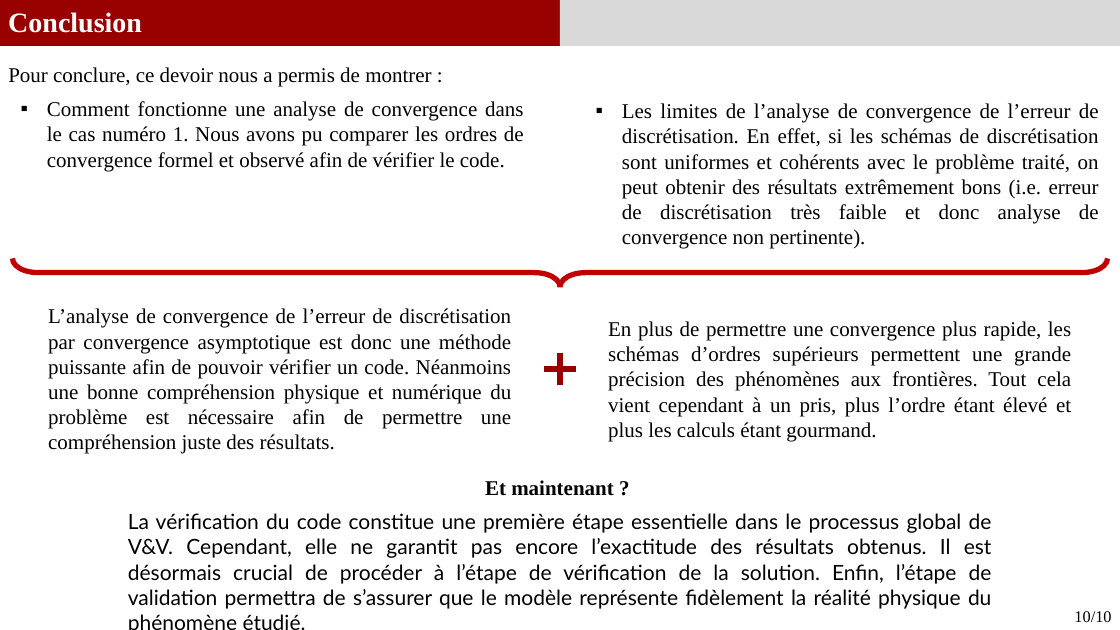
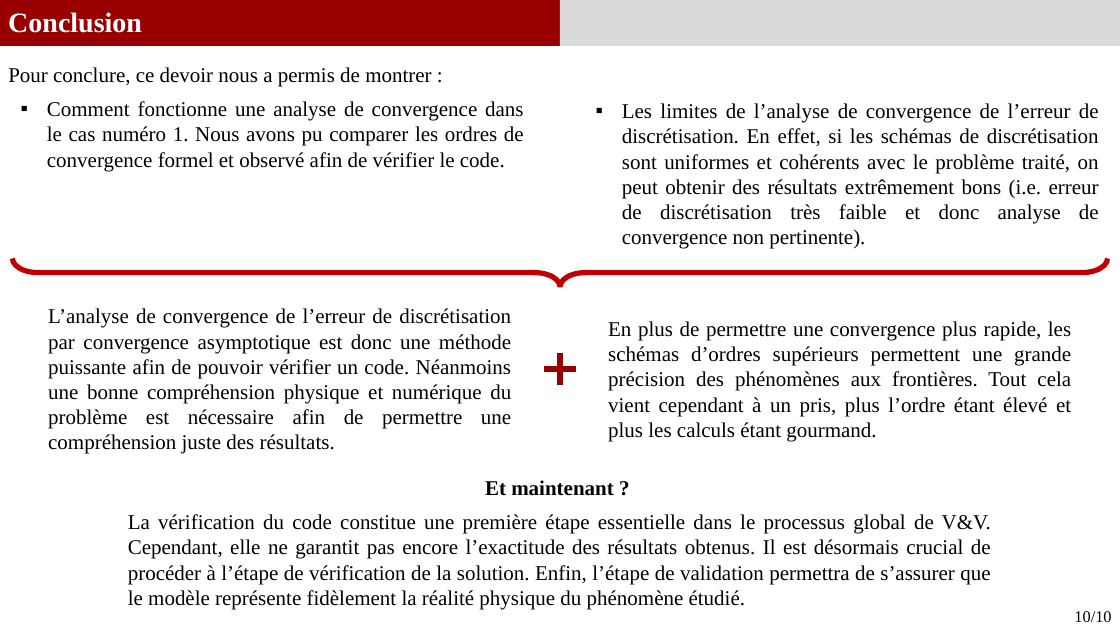
Before and after one commit to GauthierBRUNEL/MEC8211_devoir_2, a slide deck: slide 10 of doc/Rapport_Devoir1.pptx. Drawn at 1120x630 pixels with LibreOffice and Linux fonts; fonts in the diff are those of the drawing. Boxes give left, top, right and bottom in pixels: in the first picture for what was removed or moved away, otherwise in the second. Text is boxed around its words. In the diff, an @@ line names an element or a change of style, - is before the commit and + after.

Commit message:
petite modif pp

```diff
--- a/doc/Rapport_Devoir1.pptx
+++ b/doc/Rapport_Devoir1.pptx
@@ text "La vérification du code constitue ..." at (x1=128, y1=514, x2=991, y2=610): font Lato to Times New Roman @@
```
